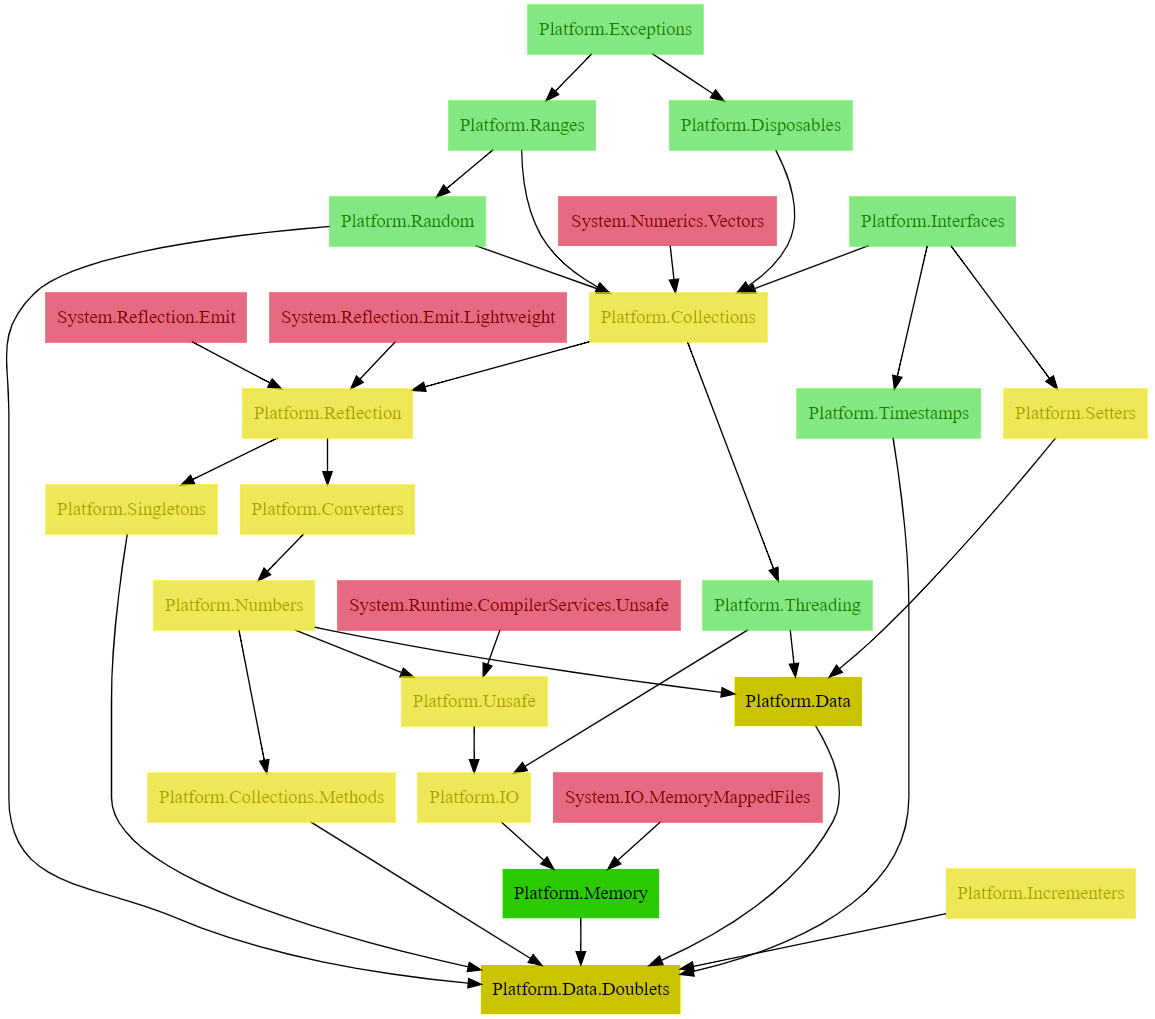
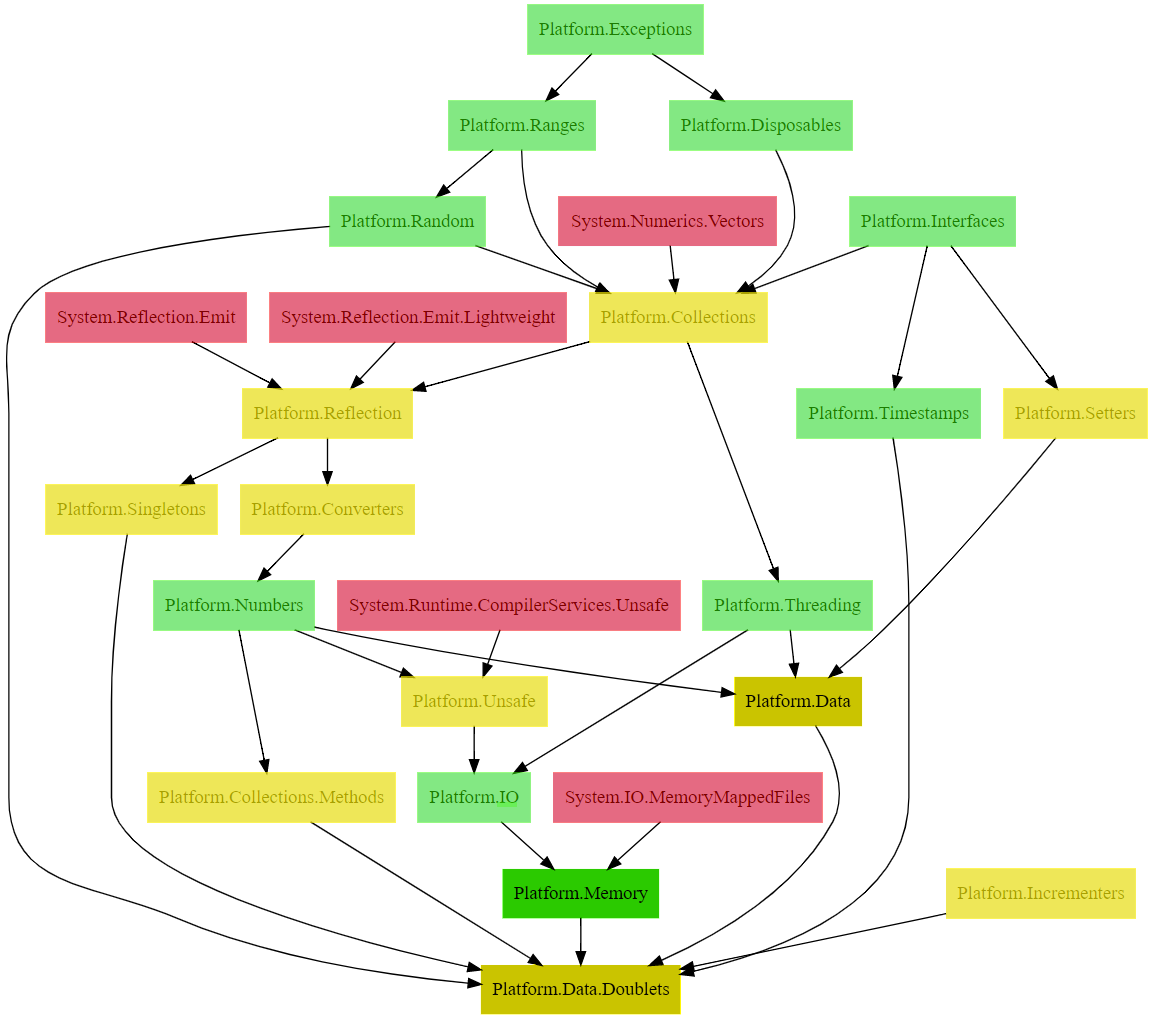
Before/after of a (1155, 1019) layered artwork. What changed in the layer stack:
painted on "In progress" over (153, 580, 531, 823)
painted on "Documented" over (153, 580, 531, 823)
